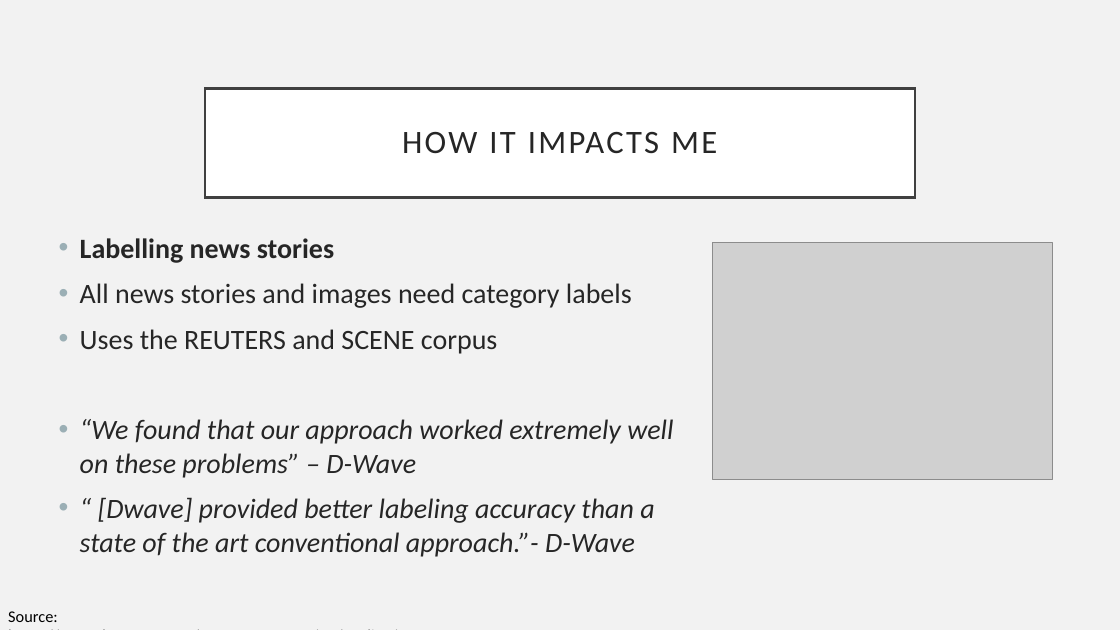
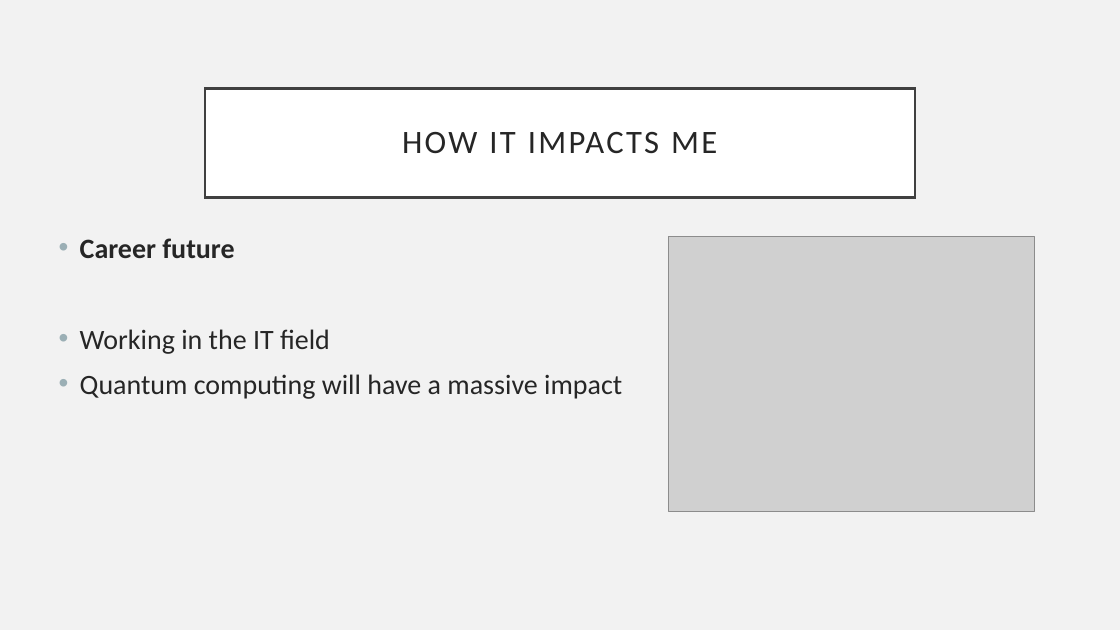
Before and after one commit to 446163/work, a slide deck: slide 7 of Daniel Easteals Quantum Computing.pptx (slide 5 before the commit). Drawn at 1120x630 pixels with LibreOffice and Linux fonts; fonts in the diff are those of the drawing; grey boxes stand for pictures. Boxes give left, top, right and bottom in pixels: in the first picture for what was removed or moved away, otherwise in the second. Text is boxed around its words. In the diff, an @@ line names an element or a change of style, - is before the commit and + after.

Commit message:
probally more than i wanted to git add

```diff
--- a/Daniel Easteals Quantum Computing.pptx
+++ b/Daniel Easteals Quantum Computing.pptx
@@ text at (80, 238, 622, 399): text changed; italic off @@
-• Labelling news stories
-• All news stories and images need category labels
-• Uses the REUTERS and SCENE corpus
-• “We found that our approach worked extremely well on these problems” – D-Wave
-• “ [Dwave] provided better labeling accuracy than a state of the art conventional approach.”- D-Wave
+• Career future
+• Working in the IT field
+• Quantum computing will have a massive impact
@@ picture: place and size @@
-picture at (713, 242, 1053, 480)
+picture at (669, 237, 1035, 512)
@@ text removed at (8, 611, 58, 622) @@
-Source: https://www.dwavesys.com/quantum-computing/applications
```
Also in this commit, not shown: 3 other slides changed, 1 slide added, 1 slide removed, 4 other files.
